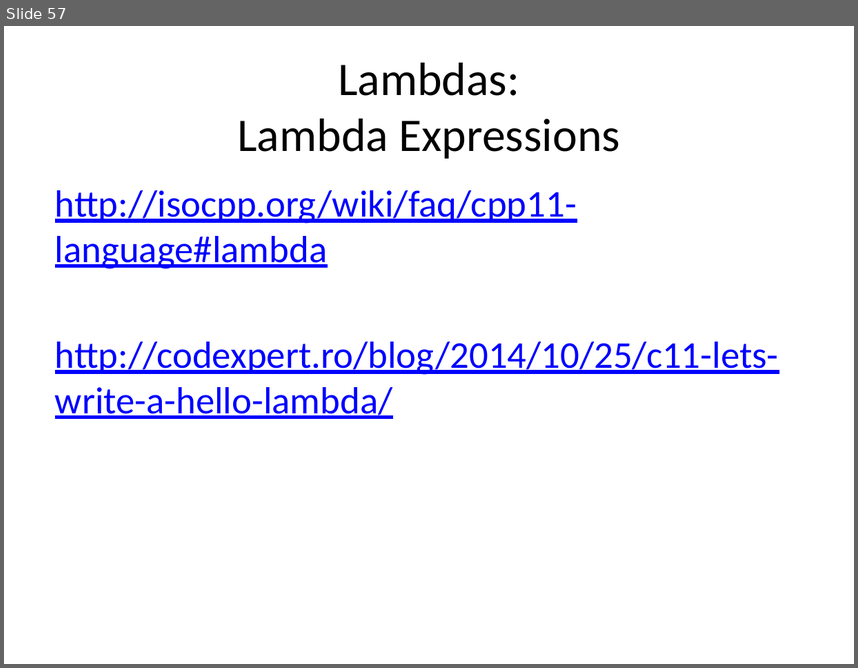
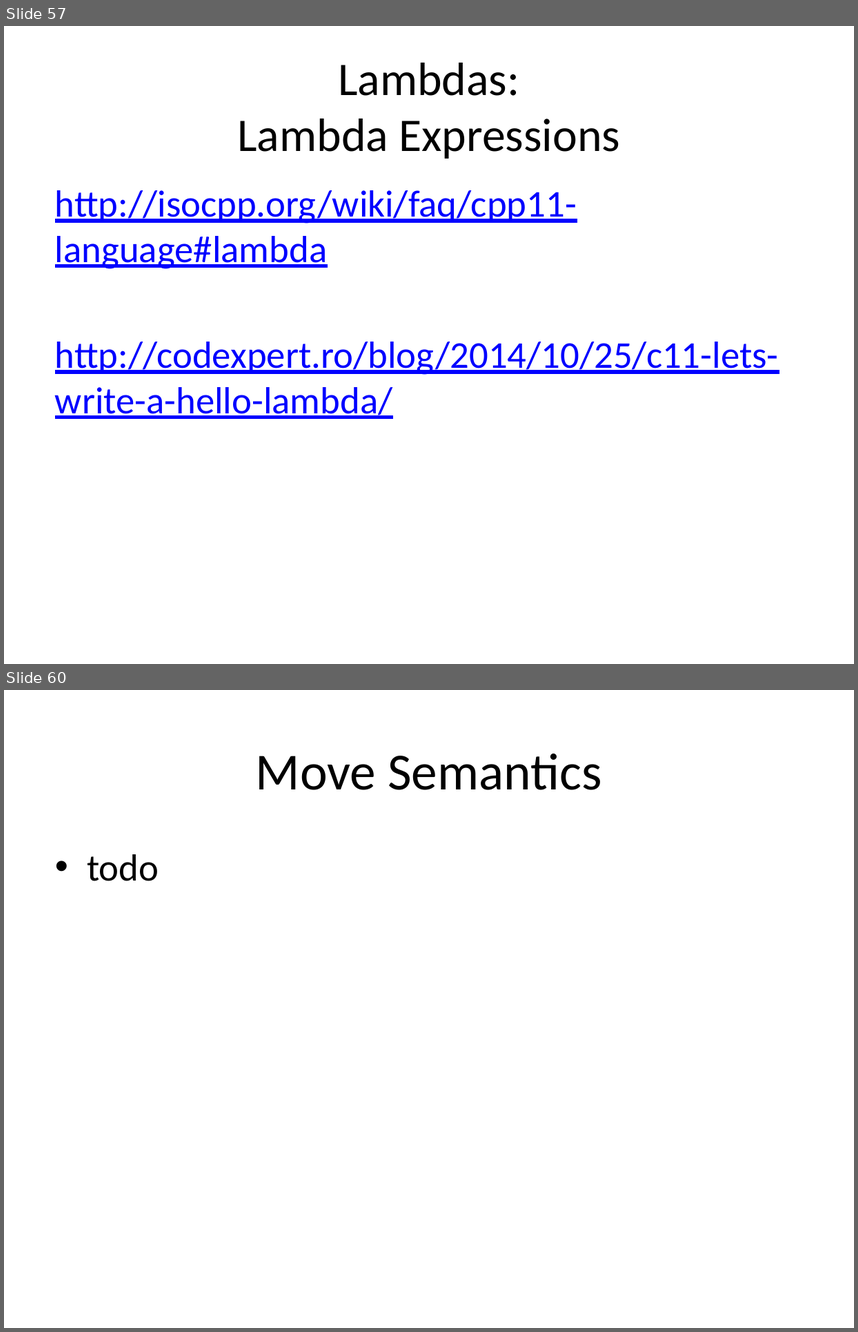
Before and after one commit to fellmad/FunWithCpp11, a slide deck: doc/Fun_with_C++11.pptx. Shown one above the other, each under a label of ours: slide 57 before the commit, slides 57 and 60 after it; the slides between them are not shown. The pictures are 858x668 and 858x1332 pixels, drawn with LibreOffice and Linux fonts; fonts in the diff are those of the drawing. Boxes give left, top, right and bottom in pixels: in the first picture for what was removed or moved away, otherwise in the second. Text is boxed around its words. In the diff, an @@ line names an element or a change of style, - is before the commit and + after.

```diff
--- a/doc/Fun_with_C++11.pptx
+++ b/doc/Fun_with_C++11.pptx
@@ slide 60 added at [4,690,854,1328], background #FFFFFF @@
@@ title added at [256,753,602,790], 44 pt, text #000000 @@
+Move Semantics
@@ text added at [87,854,159,881], 32 pt, text #000000 @@
+• todo
```
Also in this commit, not shown: 1 slide changed, 1 other slide added, 1 other file.
